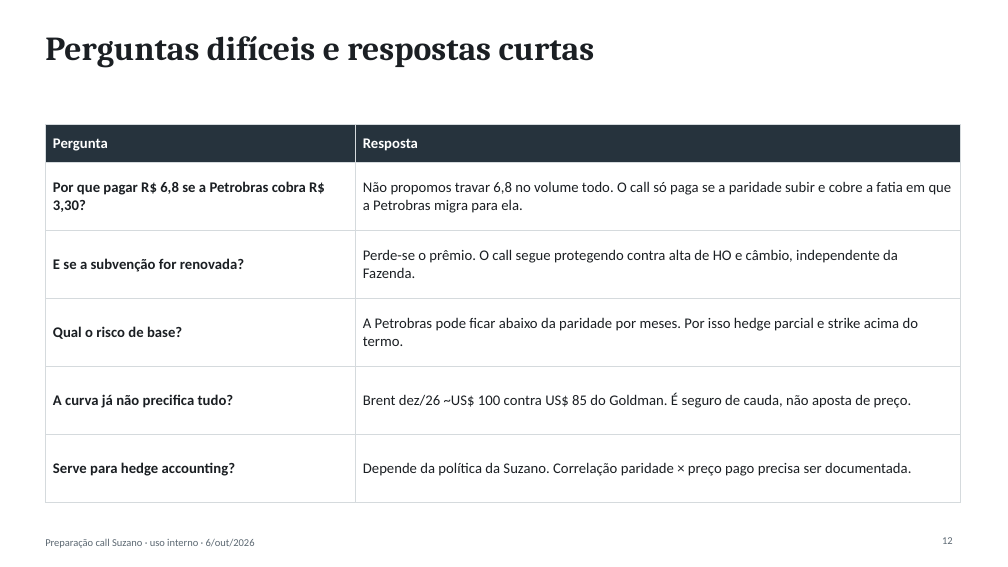
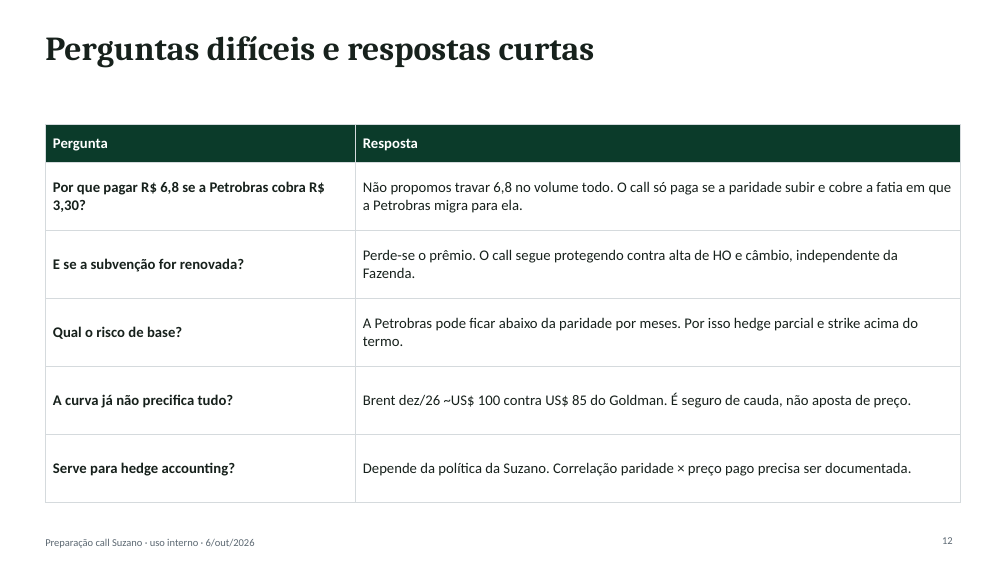
Before and after one commit to alexandrebuiat/primeiro-pr-demo, a slide deck: slide 12 of Diesel_Cenarios_Hedge_Suzano_2026-10-06.pptx. Drawn at 1008x567 pixels with LibreOffice and Linux fonts; fonts in the diff are those of the drawing. Boxes give left, top, right and bottom in pixels: in the first picture for what was removed or moved away, otherwise in the second. Text is boxed around its words. In the diff, an @@ line names an element or a change of style, - is before the commit and + after.

```diff
--- a/Diesel_Cenarios_Hedge_Suzano_2026-10-06.pptx
+++ b/Diesel_Cenarios_Hedge_Suzano_2026-10-06.pptx
@@ table at (45, 125, 960, 480) @@
@@ fill #26333D to #0B3B2A in row 1 @@
@@ text colour #1B1F23 to #17211C @@
```
Also in this commit, not shown: 12 other slides changed, 1 other file.
